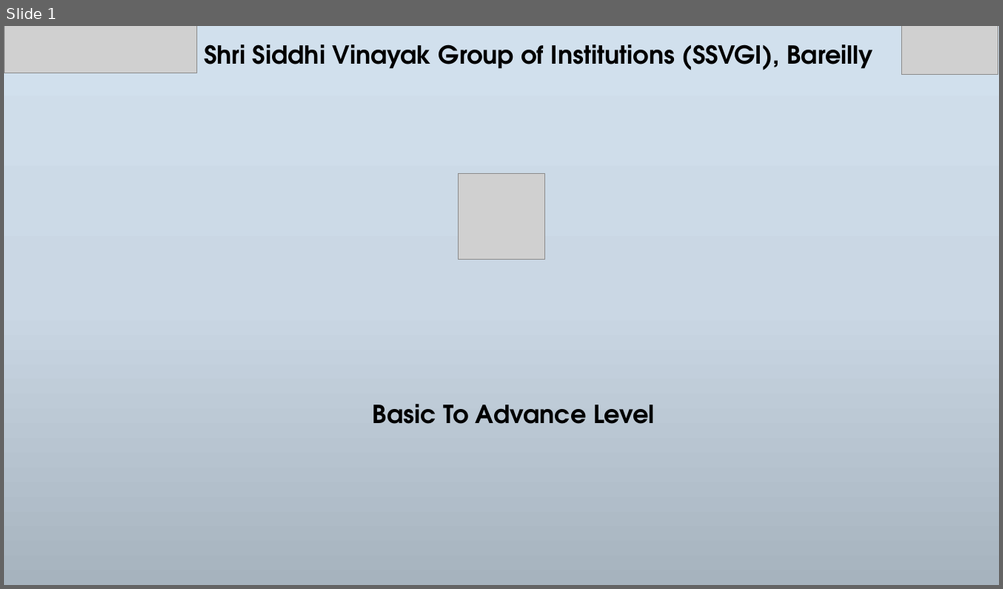
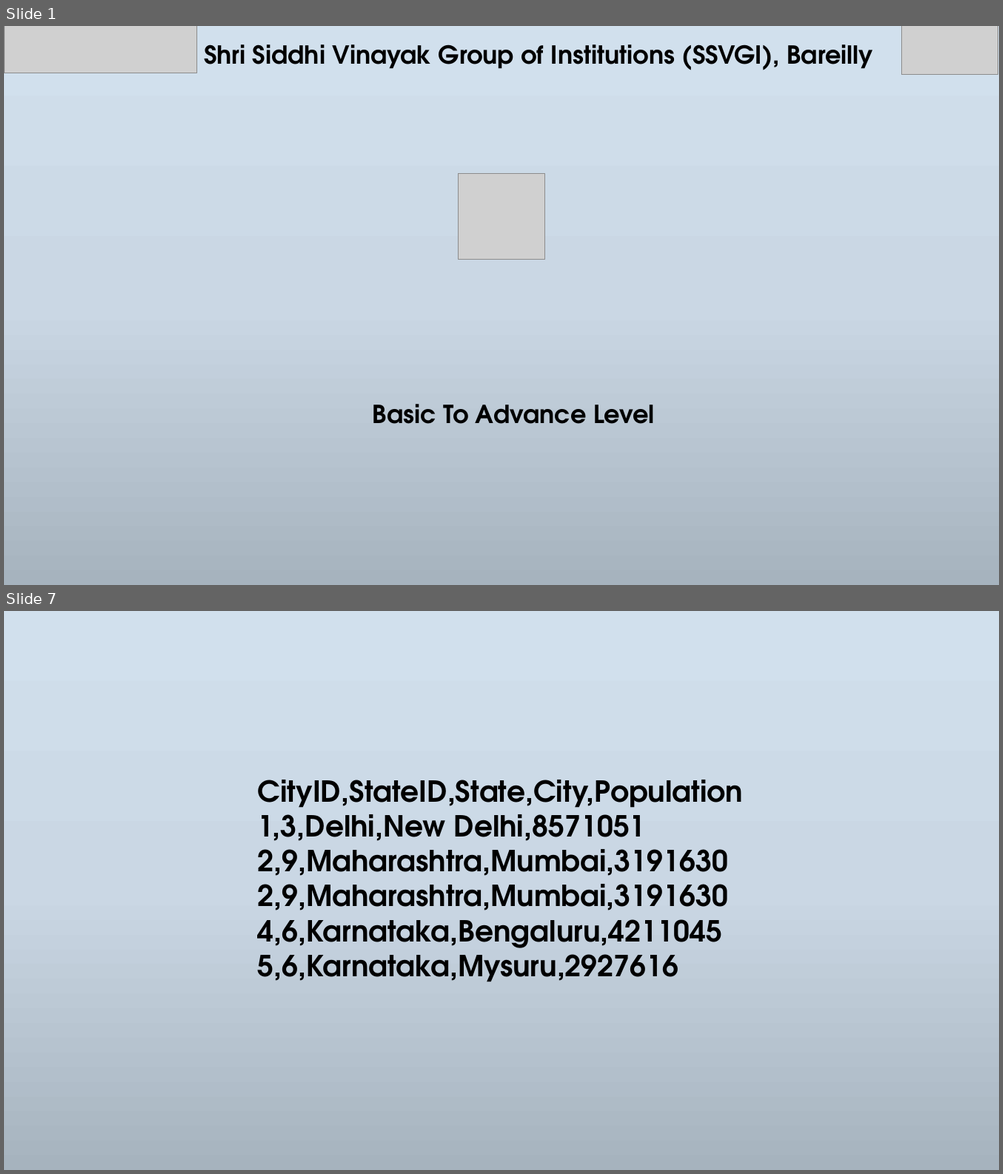
Before and after one commit to NeerajKatheriya1435/Siddhi-Vinayak-STD, a slide deck: Presentations Files/Day3.pptx. Shown one above the other, each under a label of ours: slide 1 before the commit, slides 1 and 7 after it; the slides between them are not shown. The pictures are 1003x589 and 1003x1174 pixels, drawn with LibreOffice and Linux fonts; fonts in the diff are those of the drawing; grey boxes stand for pictures; background and template pictures are left out. Boxes give left, top, right and bottom in pixels: in the first picture for what was removed or moved away, otherwise in the second. Text is boxed around its words. In the diff, an @@ line names an element or a change of style, - is before the commit and + after.

```diff
--- a/Presentations Files/Day3.pptx
+++ b/Presentations Files/Day3.pptx
@@ slide 7 added at (4, 611, 999, 1170), background gradient #D1E0EE to #CBD8E4 to #A7B3BE @@
@@ text added at (258, 780, 743, 982), 28 pt, text #000000, bold @@
+CityID,StateID,State,City,Population
+1,3,Delhi,New Delhi,8571051
+2,9,Maharashtra,Mumbai,3191630
+2,9,Maharashtra,Mumbai,3191630
+4,6,Karnataka,Bengaluru,4211045
+5,6,Karnataka,Mysuru,2927616
```
Also in this commit, not shown: 1 slide changed, 4 other slides added, 5 slides removed, 4 other files.
